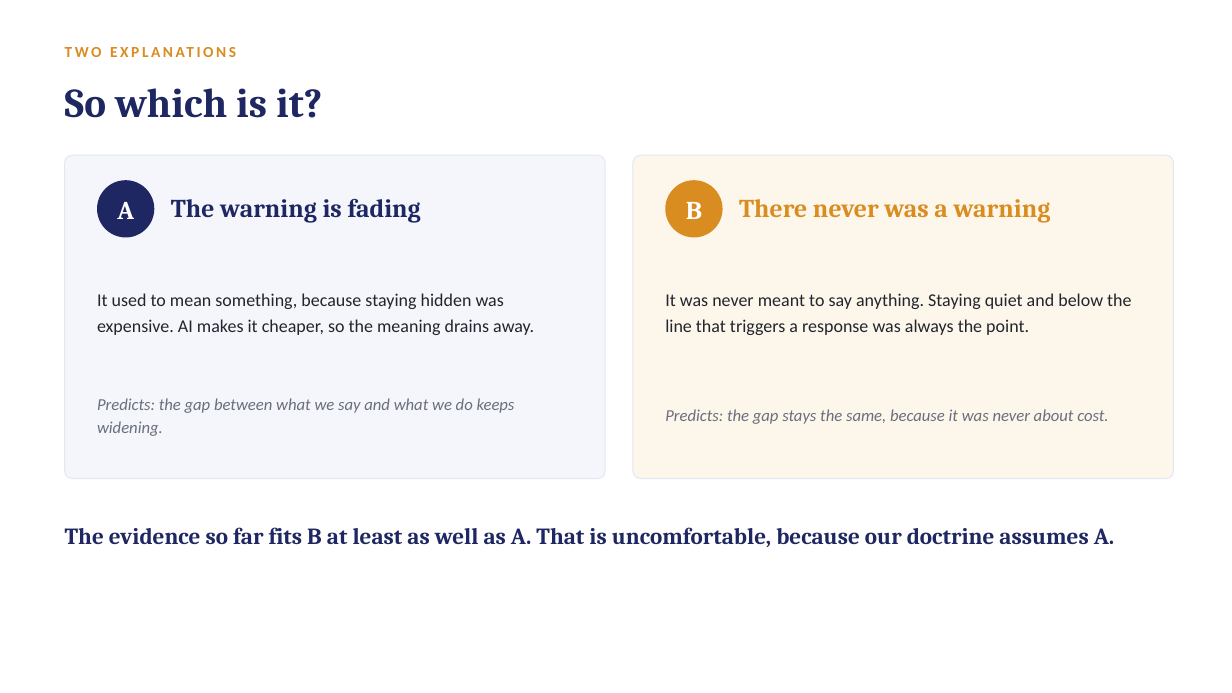
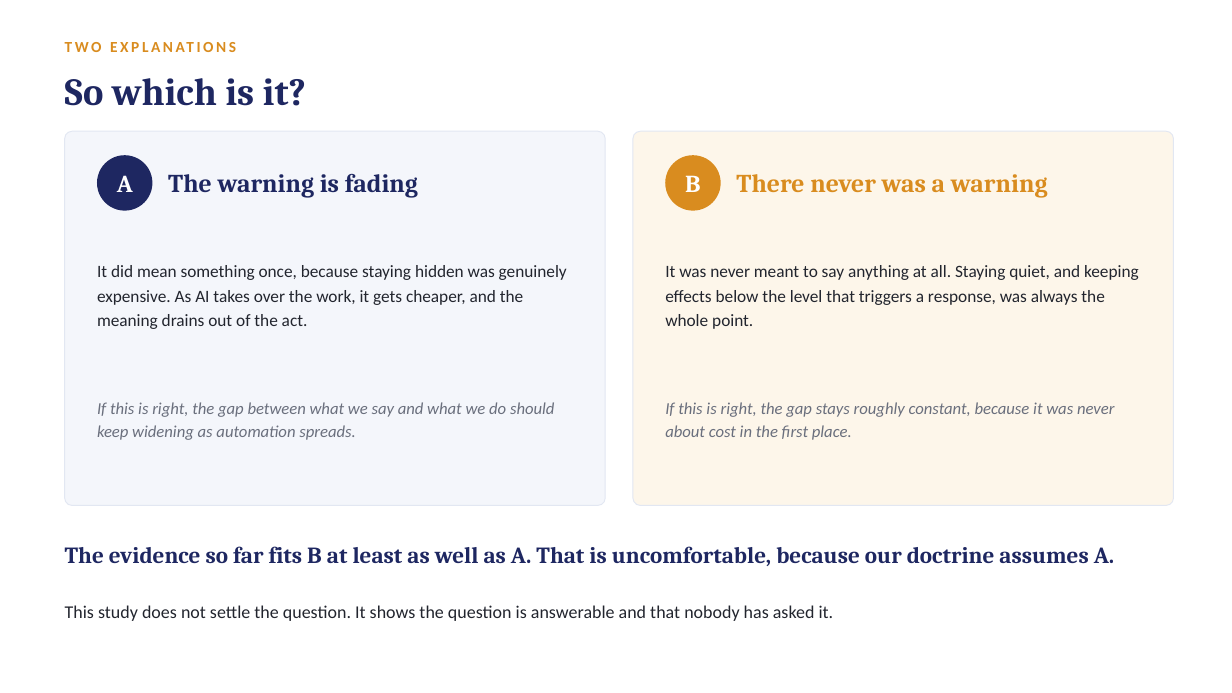
Before and after one commit to s9765fzsv8-cmyk/Claude, a slide deck: slide 11 of deck/price-of-patience.pptx (slide 8 before the commit). Drawn at 1232x693 pixels with LibreOffice and Linux fonts; fonts in the diff are those of the drawing. Boxes give left, top, right and bottom in pixels: in the first picture for what was removed or moved away, otherwise in the second. Text is boxed around its words. In the diff, an @@ line names an element or a change of style, - is before the commit and + after.

```diff
--- a/deck/price-of-patience.pptx
+++ b/deck/price-of-patience.pptx
@@ text "TWO EXPLANATIONS" rewrapped from [65, 39, 804, 65] to [65, 33, 897, 59] @@
@@ text "So which is it?" at [65, 78, 306, 106]: size 32 to 30 pt @@
@@ rounded rectangle: place and size @@
-rounded rectangle at [65, 155, 605, 479]
+rounded rectangle at [65, 131, 605, 506]
@@ rounded rectangle at [65, 131, 605, 506]: proportions changed @@
@@ rounded rectangle at [633, 131, 1174, 506]: proportions changed @@
@@ rounded rectangle: place and size @@
-rounded rectangle at [633, 155, 1174, 479]
+rounded rectangle at [633, 131, 1174, 506]
@@ text "A" at [117, 175, 133, 192]: size 20 to 19 pt @@
@@ text "The warning is fading": place and size @@
-text "The warning is fading" at [171, 199, 421, 223]
+text "The warning is fading" at [168, 174, 418, 198]
@@ 2 texts, 2 ellipses: place and size @@
-2 texts, 2 ellipses at [97, 180, 723, 238]
+2 texts, 2 ellipses at [97, 155, 721, 211]
@@ text "B" at [685, 175, 700, 192]: size 20 to 19 pt @@
@@ text "There never was a warning": place and size @@
-text "There never was a warning" at [739, 199, 1051, 223]
+text "There never was a warning" at [736, 174, 1048, 198]
@@ text at [97, 265, 567, 329]: text changed; size 14 to 13.5 pt @@
-It used to mean something, because staying hidden was expensive. AI makes it cheaper, so the meaning drains away.
+It did mean something once, because staying hidden was genuinely expensive. As AI takes over the work, it gets cheaper, and the meaning drains out of the act.
@@ text at [665, 265, 1139, 329]: text changed; size 14 to 13.5 pt @@
-It was never meant to say anything. Staying quiet and below the line that triggers a response was always the point.
+It was never meant to say anything at all. Staying quiet, and keeping effects below the level that triggers a response, was always the whole point.
@@ text at [97, 402, 555, 440]: text changed @@
-Predicts: the gap between what we say and what we do keeps widening.
+If this is right, the gap between what we say and what we do should keep widening as automation spreads.
@@ text at [665, 402, 1114, 440]: text changed @@
-Predicts: the gap stays the same, because it was never about cost.
+If this is right, the gap stays roughly constant, because it was never about cost in the first place.
@@ text "The evidence so far fits ...": place and size @@
-text "The evidence so far fits ..." at [65, 527, 1114, 547]
+text "The evidence so far fits ..." at [65, 546, 1114, 566]
@@ text added at [65, 605, 834, 621], 14 pt, text #22252E @@
+This study does not settle the question. It shows the question is answerable and that nobody has asked it.
```
Also in this commit, not shown: 8 other slides changed, 3 slides added, 1 slide removed, 1 other file.
